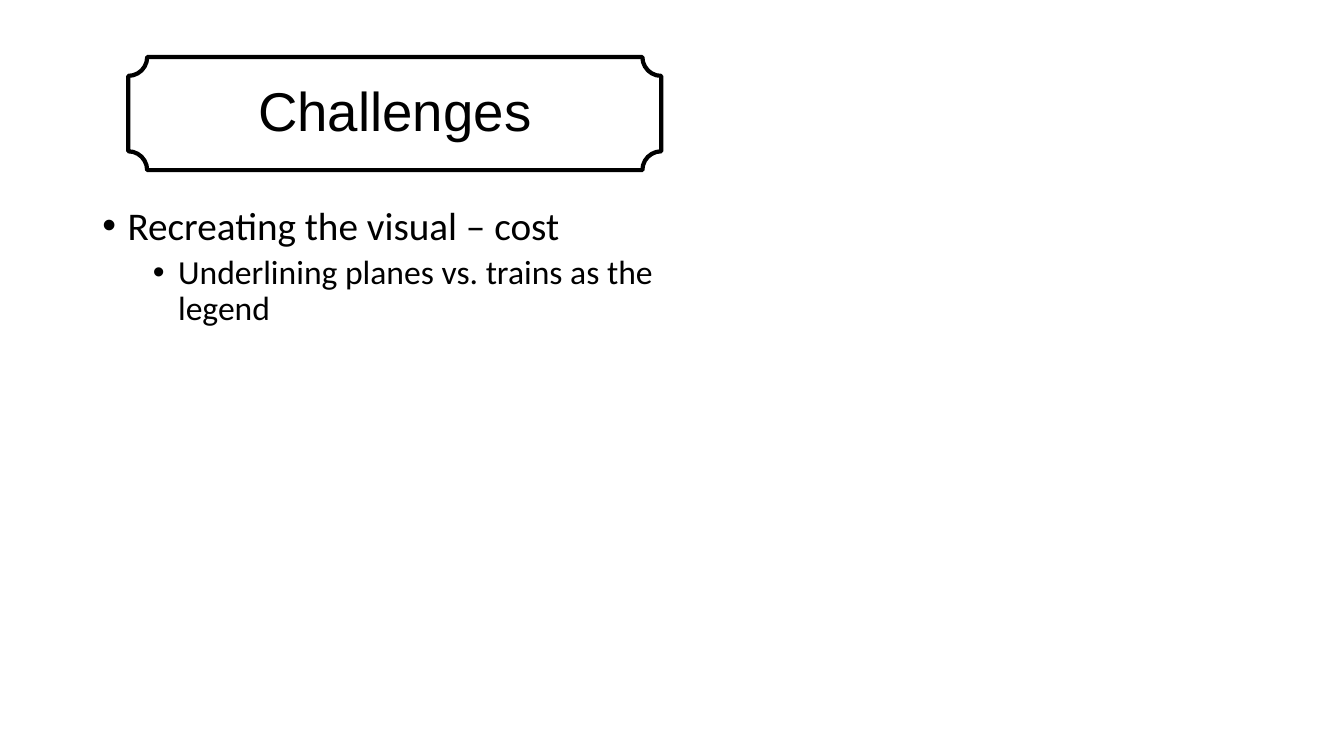
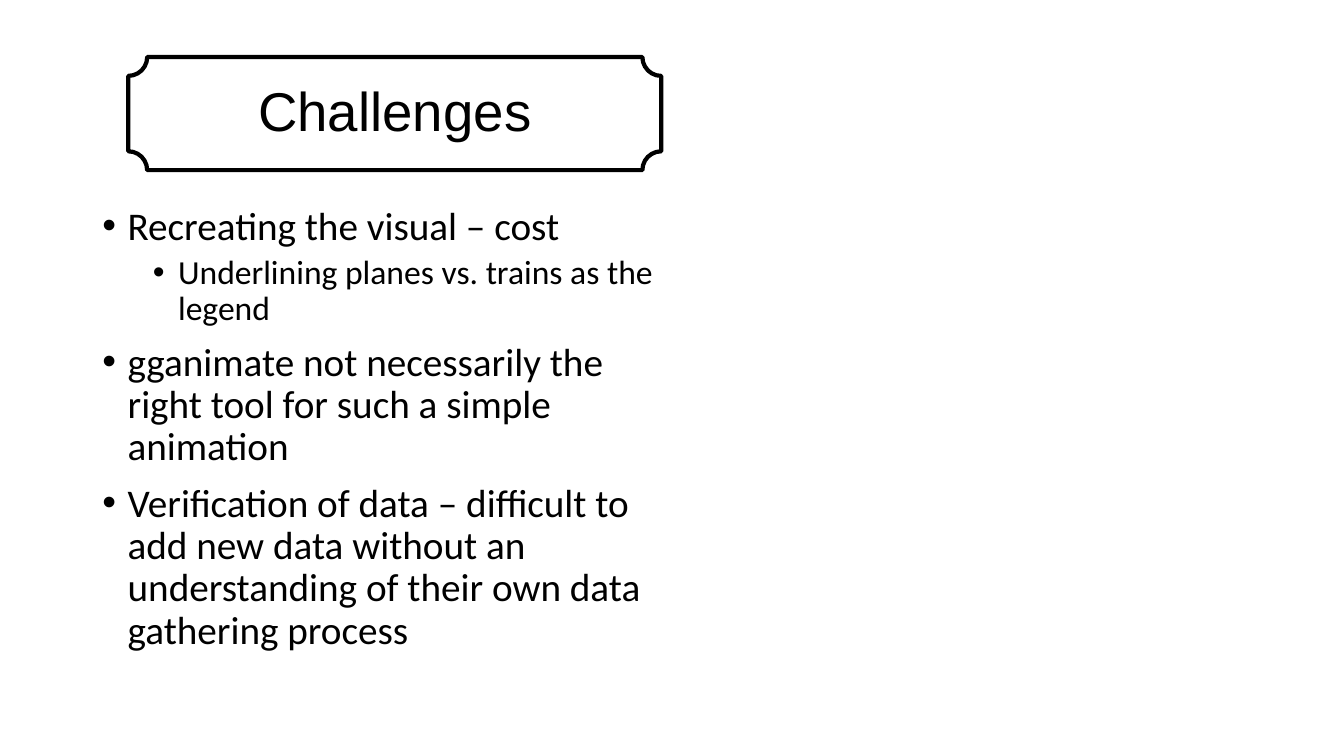
Before and after one commit to suyinlee23/MakeOverMonday_MAT_8790_LeazisLee, a slide deck: slide 14 of Trains vs Planes.pptx (slide 12 before the commit). Drawn at 1344x756 pixels with LibreOffice and Linux fonts; fonts in the diff are those of the drawing; background and template pictures are left out. Boxes give left, top, right and bottom in pixels: in the first picture for what was removed or moved away, otherwise in the second. Text is boxed around its words. In the diff, an @@ line names an element or a change of style, - is before the commit and + after.

```diff
--- a/Trains vs Planes.pptx
+++ b/Trains vs Planes.pptx
@@ text at box(128, 348, 640, 651): paragraphs added @@
+• gganimate not necessarily the right tool for such a simple animation
+• Verification of data – difficult to add new data without an understanding of their own data gathering process
```
Also in this commit, not shown: 6 other slides changed, 3 slides added, 1 slide removed, 1 other file.
